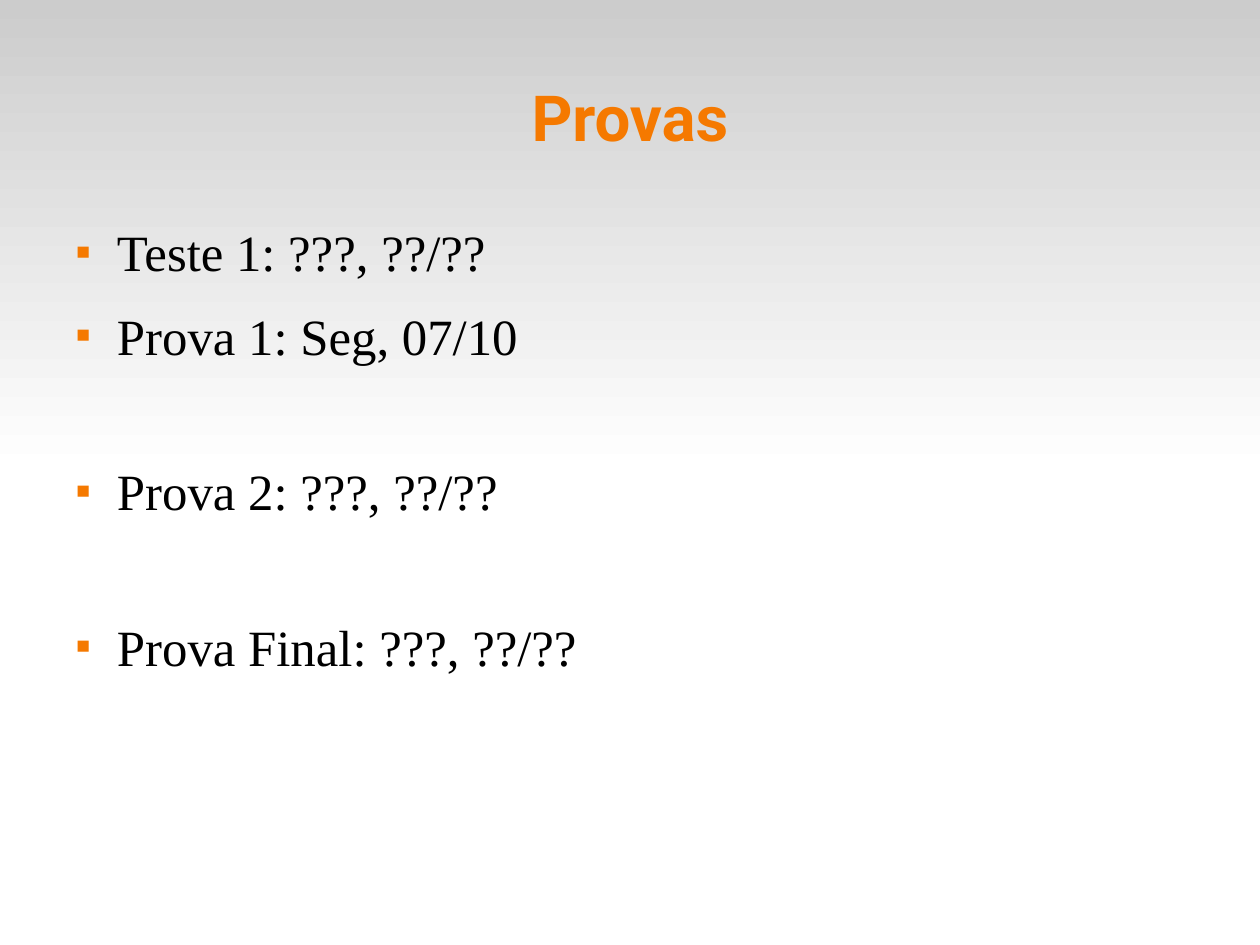
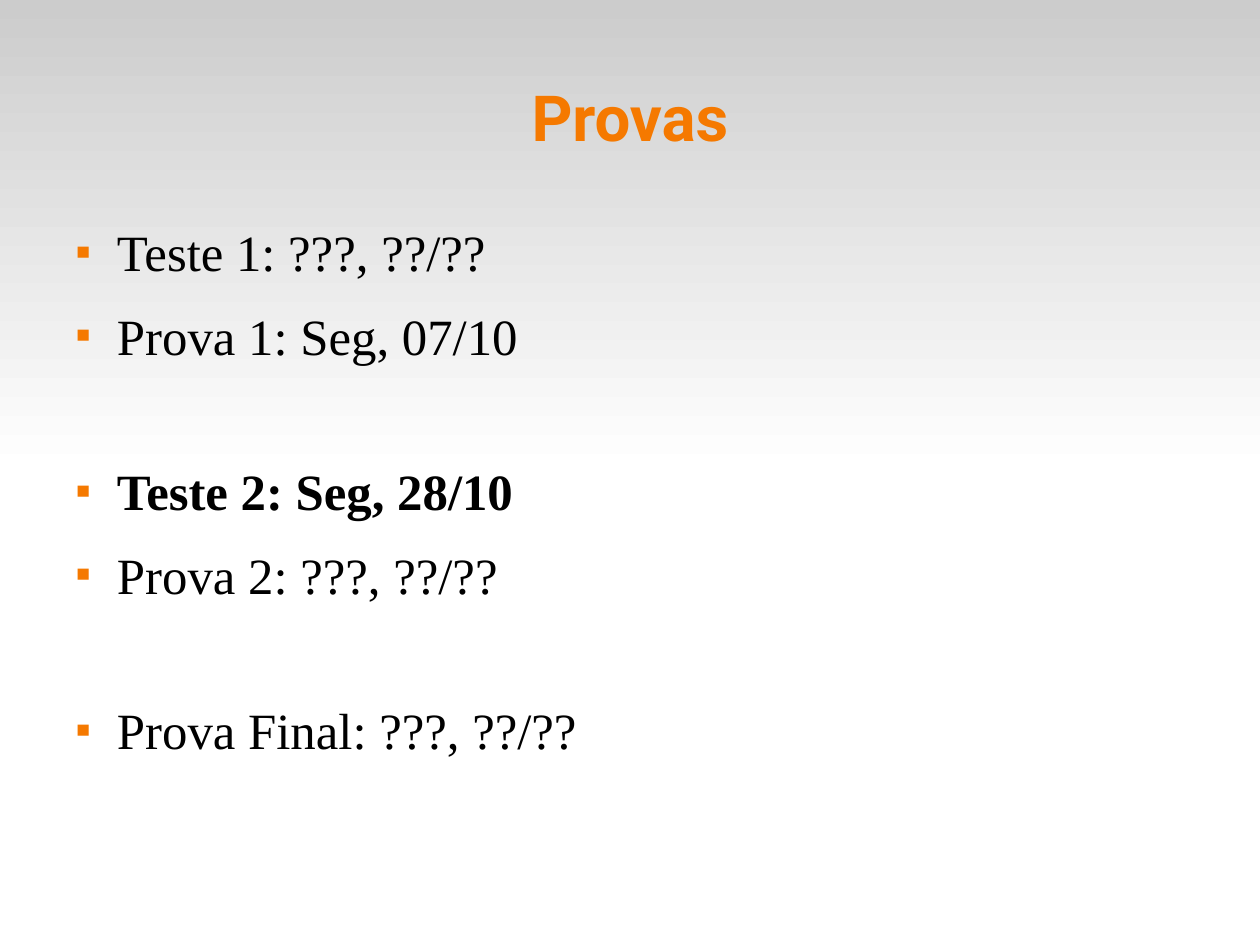
Before and after one commit to fsantanna-uerj/EDL, a slide deck: slide 8 of slides/edl-00.odp. Drawn at 1260x945 pixels with LibreOffice and Linux fonts; fonts in the diff are those of the drawing. Boxes give left, top, right and bottom in pixels: in the first picture for what was removed or moved away, otherwise in the second. Text is boxed around its words. In the diff, an @@ line names an element or a change of style, - is before the commit and + after.

```diff
--- a/slides/edl-00.odp
+++ b/slides/edl-00.odp
@@ text at bbox=[117, 476, 513, 521]: paragraph added @@
+■ Teste 2: Seg, 28/10
```
Also in this commit, not shown: 12 other files.
